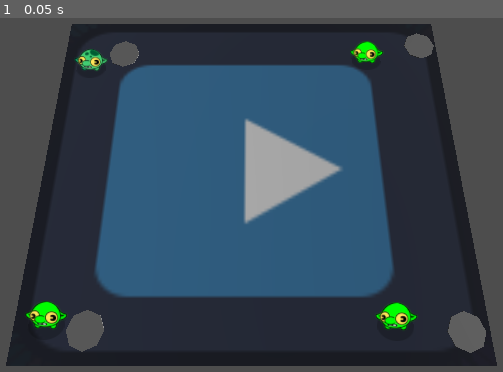
Above: before the commit, frame 1.
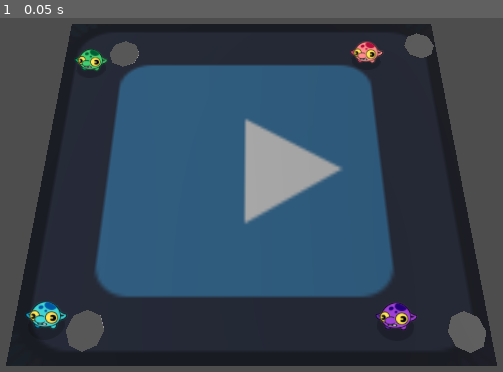
Above: after the commit, the same moment.

Repository: sarugami/FGJ24
Game: Godot game, scene res://game.tscn
Same seed, same stepped clock (60 frames per second), same inputs: the game is played once before the commit and once after it. The engine's default icon, where the game draws it, is replaced by a stand-in: a white triangle on a blue panel in a dark square.
Inputs:
- Up to frame 1 (0.05 s): no input

The runs differ from the first frame. In frame 1, 0.9% of the frame differs, in the area x 4-84%, y 6-89%.

Commit message:
Char COlors

Diff:
--- a/game.tscn
+++ b/game.tscn
@@ -32,14 +32,23 @@
 [node name="Player2" parent="." instance=ExtResource("1_4g4tu")]
 transform = Transform3D(1, 0, 0, 0, 1, 0, 0, 0, 1, -5.727, 0.1, 4.615)
 PLAYER_NUMBER = 2
+PLAYER_COLOR_BASE = Color(0.254902, 0.843137, 0.843137, 1)
+PLAYER_COLOR_DARK = Color(0.0784314, 0.627451, 0.803922, 1)
+PLAYER_COLOR_HIGHLIGHT = Color(0.0784314, 0.411765, 0.764706, 1)
 
 [node name="Player3" parent="." instance=ExtResource("1_4g4tu")]
 transform = Transform3D(1, 0, 0, 0, 1, 0, 0, 0, 1, 4.02056, 0.1, 4.646)
 PLAYER_NUMBER = 3
+PLAYER_COLOR_BASE = Color(0.627451, 0.254902, 0.843137, 1)
+PLAYER_COLOR_DARK = Color(0.392157, 0.176471, 0.705882, 1)
+PLAYER_COLOR_HIGHLIGHT = Color(0.235294, 0.117647, 0.54902, 1)
 
 [node name="Player4" parent="." instance=ExtResource("1_4g4tu")]
 transform = Transform3D(1, 0, 0, 0, 1, 0, 0, 0, 1, 4.07819, 0.1, -4.022)
 PLAYER_NUMBER = 4
+PLAYER_COLOR_BASE = Color(1, 0.54902, 0.54902, 1)
+PLAYER_COLOR_DARK = Color(0.901961, 0.313726, 0.470588, 1)
+PLAYER_COLOR_HIGHLIGHT = Color(0.705882, 0.137255, 0.431373, 1)
 
 [node name="WorldEnvironment" type="WorldEnvironment" parent="."]
 environment = SubResource("Environment_4csi7")
Not shown: 1 places in player.tscn that only renumber resources
Not shown: 1 places in sprites.tscn that only renumber resources
